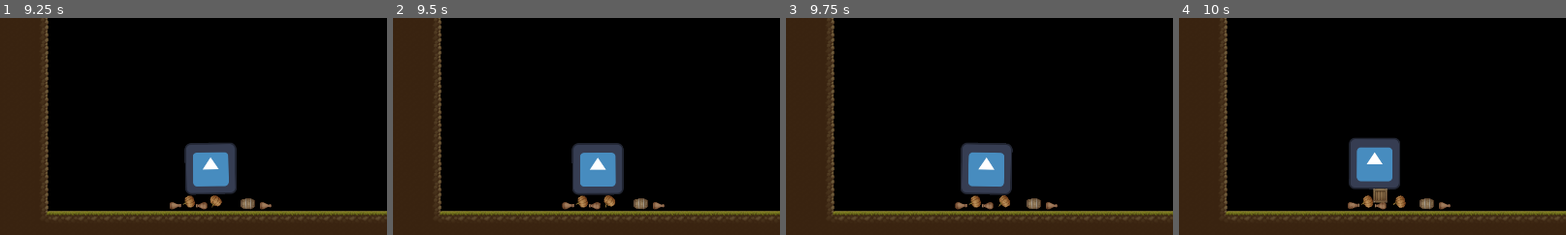
Above: before the commit, frames 1-4 (left to right).
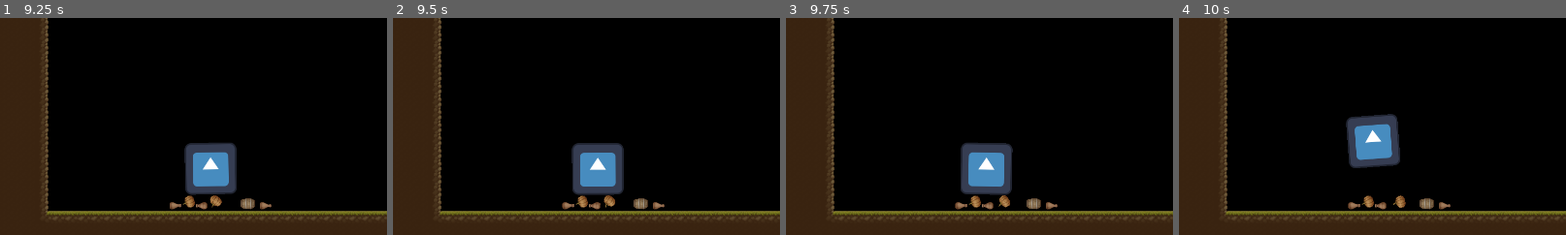
Above: after the commit, the same moments.

Repository: adudewithapc/piktiv-autumn-game-jam-2024
Game: Godot game, scene res://Scenes/Menu.tscn
The game is run twice, just before and just after one commit, with the same random seed, the same clock (stepped at 60 frames per second) and the same inputs. The engine's default icon, where the game draws it, is replaced by a stand-in: a white triangle on a blue panel in a dark square.
Inputs:
- Up to frame 1 (9.25 s): click "Play" at 0.5 s; tap Enter at 1.25 s; hold Right (first_move_right) 1.28-2.03 s; tap Space (jump) at 1.52, 2.27, 3.5, 3.77, 4.52, 5.27, 6.77, 7.52, 8.27 s; hold Left (first_move_left) 2.03-2.78 s; hold Right (first_move_right) 2.78-4.28 s; hold Left (first_move_left) 4.28-6.53 s; hold Right (first_move_right) 6.53-8.78 s; hold Left (first_move_left) from 8.78 s (still down)
- Up to frame 2 (9.5 s): keep holding Left (first_move_left)
- Up to frame 3 (9.75 s): keep holding Left (first_move_left)
- Up to frame 4 (10 s): keep holding Left (first_move_left); tap Space (jump) at 9.77 s
The pictures show only the part of the screen within x 19-69%, y 50-100%; the shares and areas given below are measured in that part.

Frames 1-3 are identical in both runs. In frame 4, 4.0% of the frame differs, in the area x 43-58%, y 44-89%.

Commit message:
Change ground raycast to shapecast

Diff:
--- a/Scenes/Player.tscn
+++ b/Scenes/Player.tscn
@@ -6,6 +6,8 @@
 
 [sub_resource type="RectangleShape2D" id="RectangleShape2D_sohp8"]
 size = Vector2(128, 128)
+
+[sub_resource type="RectangleShape2D" id="RectangleShape2D_ogwdw"]
 
 [node name="Player" type="RigidBody2D"]
 can_sleep = false
@@ -20,7 +22,8 @@
 [node name="Sprite" type="Sprite2D" parent="."]
 texture = ExtResource("1_5nmld")
 
-[node name="GroundRaycast" type="RayCast2D" parent="."]
+[node name="GroundRaycast" type="ShapeCast2D" parent="."]
+shape = SubResource("RectangleShape2D_ogwdw")
 target_position = Vector2(0, 78)
 
 [node name="SpawnPosition" parent="." instance=ExtResource("4_r0ap4")]
Not shown: 1 places in Scenes/Player.tscn that only renumber resources
